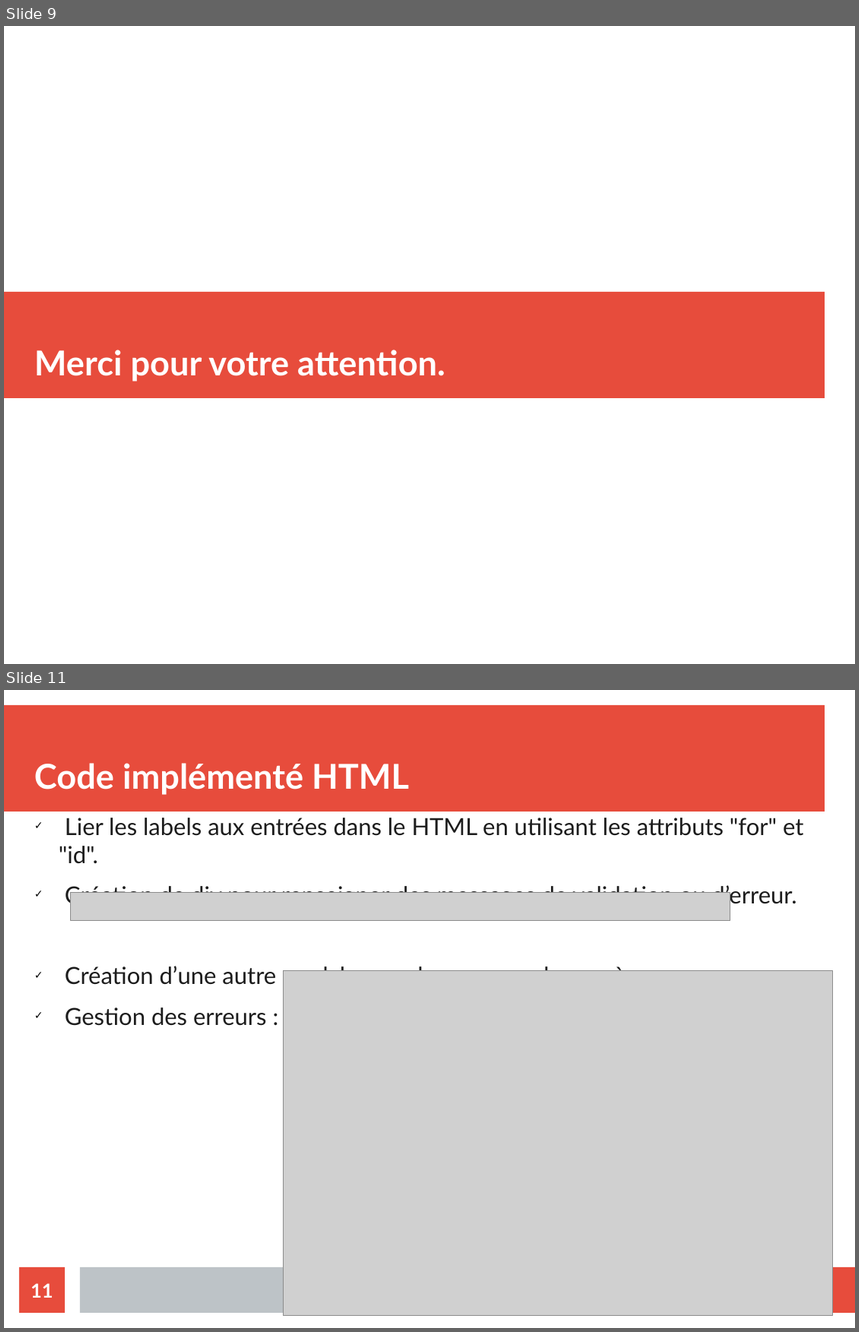
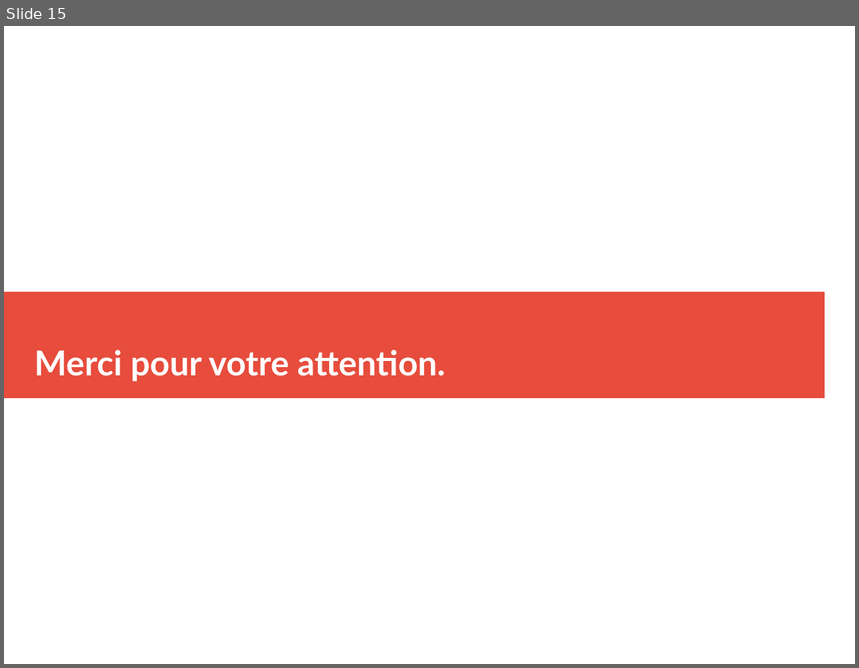
Before and after one commit to xgascon/P6_Fisheye, a slide deck: Présentation P6_XavierGascon.odp. Shown one above the other, each under a label of ours: slides 9 and 11 before the commit, slide 15 after it; the slides between them are not shown. The pictures are 859x1332 and 859x668 pixels, drawn with LibreOffice and Linux fonts; fonts in the diff are those of the drawing; grey boxes stand for pictures. Boxes give left, top, right and bottom in pixels: in the first picture for what was removed or moved away, otherwise in the second. Text is boxed around its words. In the diff, an @@ line names an element or a change of style, - is before the commit and + after.

```diff
--- a/Présentation P6_XavierGascon.odp
+++ b/Présentation P6_XavierGascon.odp
@@ slide 11 removed at <box>4,690,855,1328</box>, background #FFFFFF @@
@@ rectangle removed at <box>4,705,825,812</box> @@
@@ title removed at <box>34,763,409,795</box> @@
-Code implémenté HTML
@@ text removed at <box>59,818,804,1026</box> @@
-  ✓ Lier les labels aux entrées dans le HTML en utilisant les attributs "for" et "id".
-  ✓ Création de div pour renseigner des messages de validation ou d’erreur.
-  ✓ Création d’une autre modale pour le message de succès.
-  ✓ Gestion des erreurs :
@@ picture removed at <box>71,892,731,921</box> @@
@@ picture removed at <box>284,971,833,1316</box> @@
@@ page number removed at <box>19,1268,65,1313</box> @@
-11
@@ rectangle removed at <box>80,1268,627,1313</box> @@
@@ rectangle removed at <box>643,1268,855,1313</box> @@
@@ what was slide 9 is now slide 15 @@
```
Also in this commit, not shown: 5 slides changed, 6 slides added, 2 other slides removed, 6 other files.
